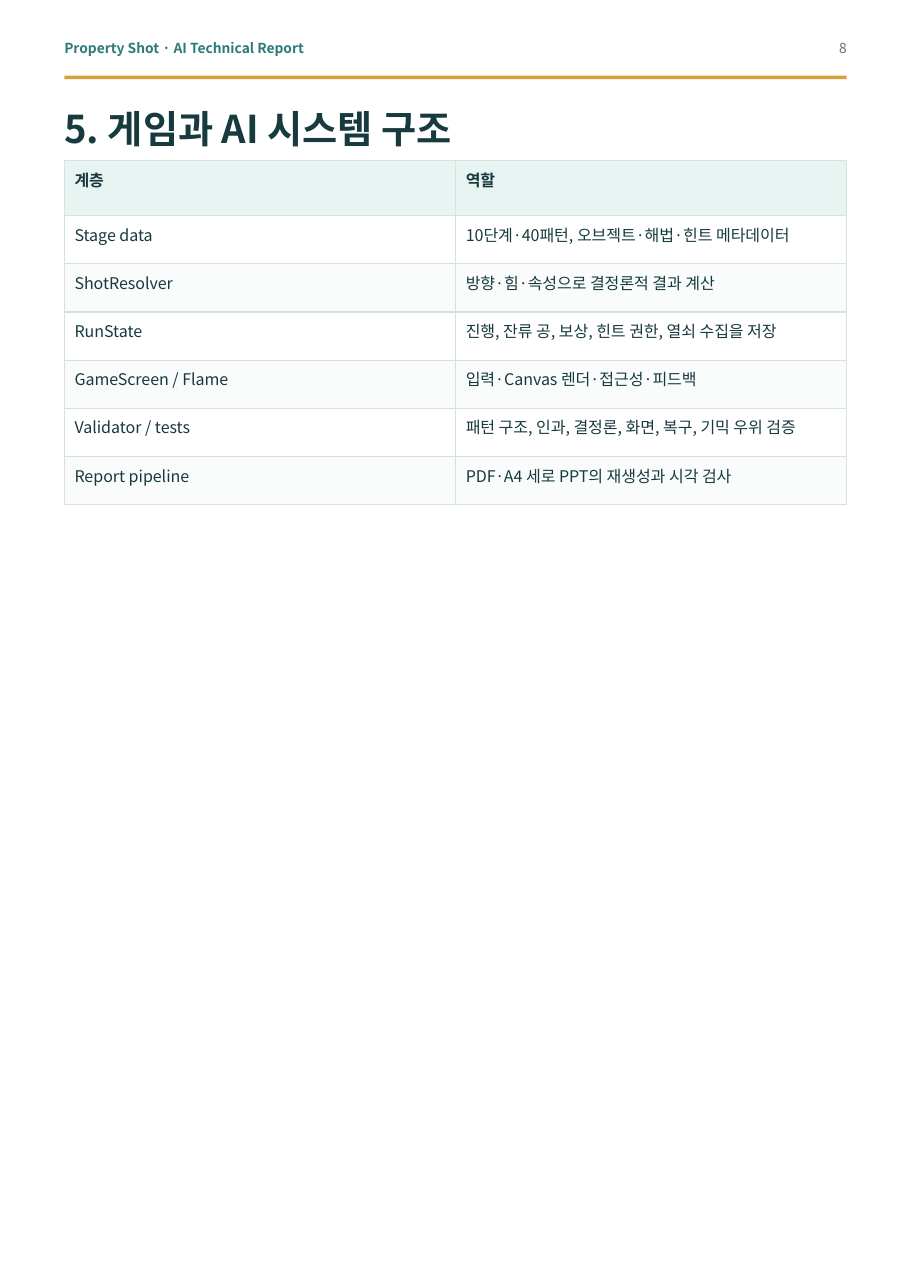
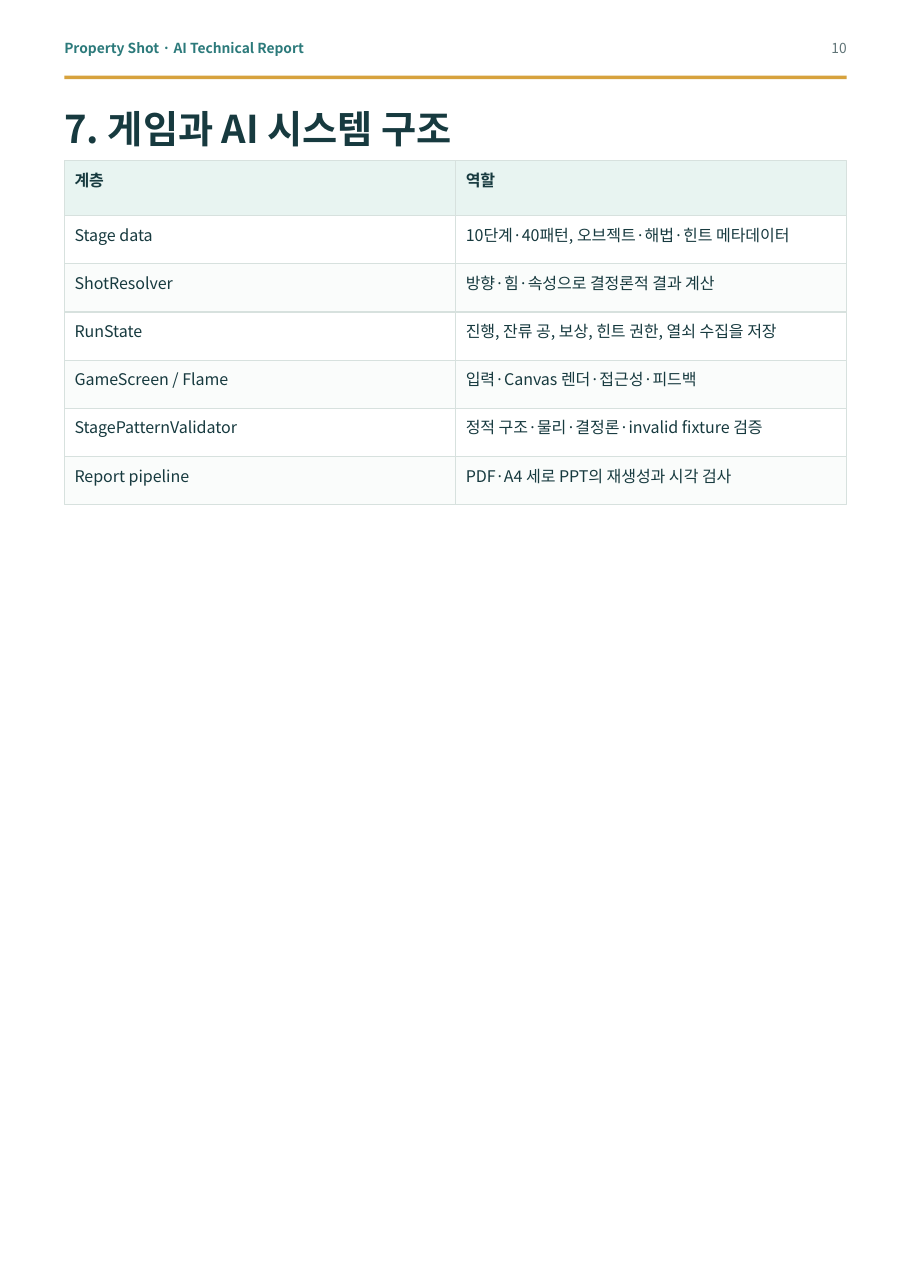
Before and after one commit to good5229/Property_shot, a slide deck: slide 10 of report/dist/property_shot_ai_technical_report.pptx (slide 8 before the commit). Drawn at 911x1288 pixels with LibreOffice and Linux fonts; fonts in the diff are those of the drawing. Boxes give left, top, right and bottom in pixels: in the first picture for what was removed or moved away, otherwise in the second. Text is boxed around its words. In the diff, an @@ line names an element or a change of style, - is before the commit and + after.

```diff
--- a/report/dist/property_shot_ai_technical_report.pptx
+++ b/report/dist/property_shot_ai_technical_report.pptx
@@ text at (x1=831, y1=43, x2=846, y2=53): text changed @@
-8
+10
@@ text at (x1=64, y1=111, x2=452, y2=147): text changed @@
-5. 게임과 AI 시스템 구조
+7. 게임과 AI 시스템 구조
@@ text at (x1=466, y1=419, x2=762, y2=435): text changed @@
-패턴 구조, 인과, 결정론, 화면, 복구, 기믹 우위 검증
+정적 구조·물리·결정론·invalid fixture 검증
@@ text at (x1=75, y1=420, x2=237, y2=437): text changed @@
-Validator / tests
+StagePatternValidator
```
Also in this commit, not shown: 8 other slides changed, 3 slides added, 1 slide removed, 10 other files.
